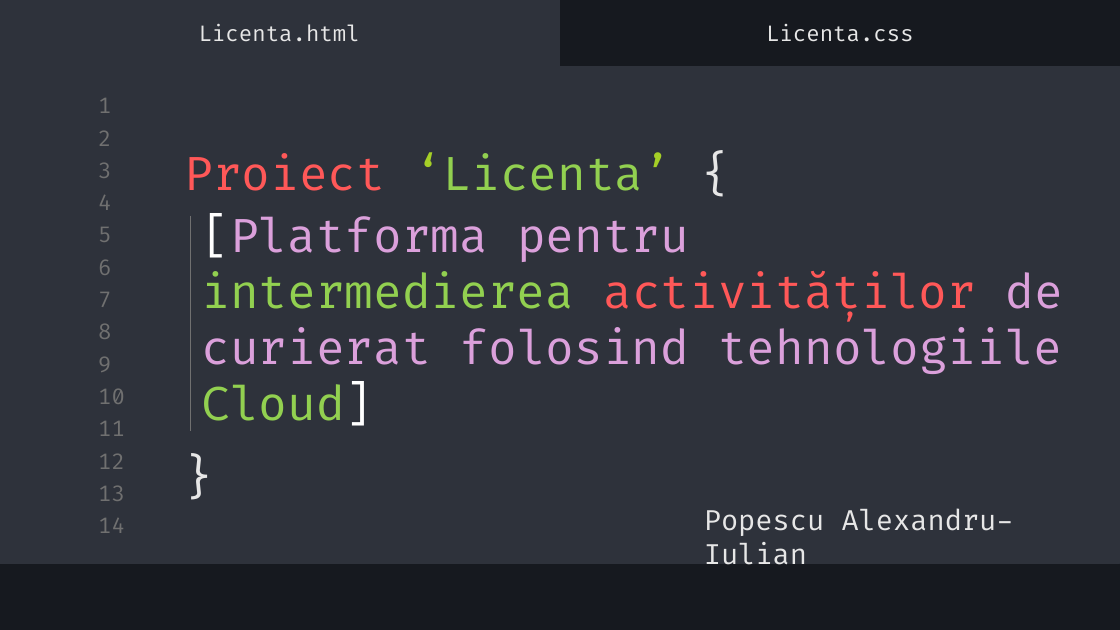
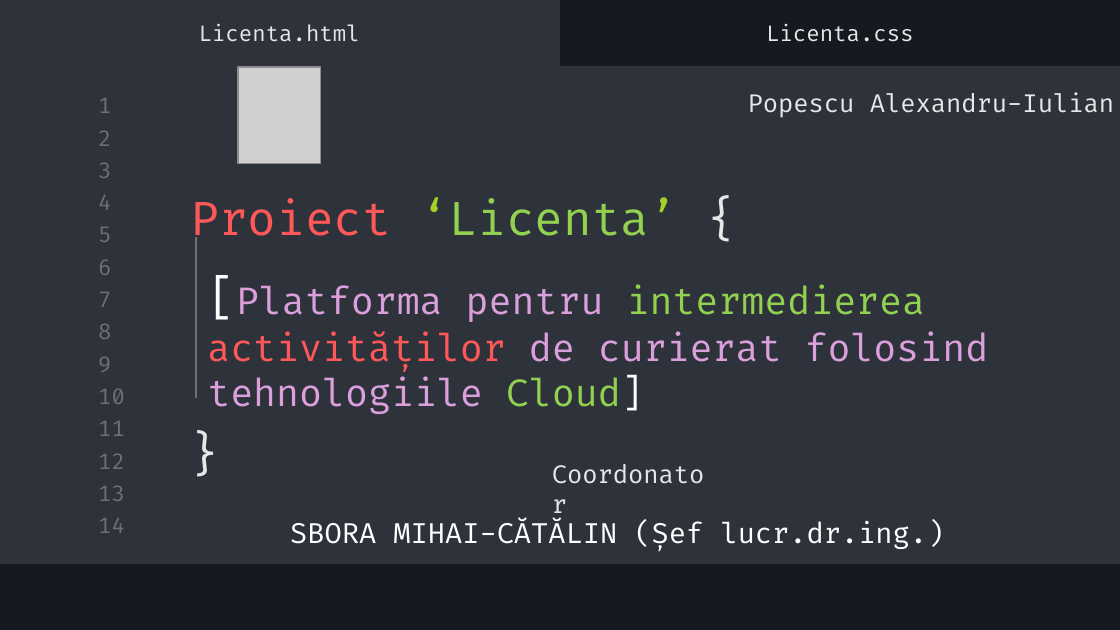
Before and after one commit to alexpopescu021/Licenta, a slide deck: slide 1 of Licenta/Licenta_Slides.pptx. Drawn at 1120x630 pixels with LibreOffice and Linux fonts; fonts in the diff are those of the drawing; grey boxes stand for pictures. Boxes give left, top, right and bottom in pixels: in the first picture for what was removed or moved away, otherwise in the second. Text is boxed around its words. In the diff, an @@ line names an element or a change of style, - is before the commit and + after.

Commit message:
ppt

```diff
--- a/Licenta/Licenta_Slides.pptx
+++ b/Licenta/Licenta_Slides.pptx
@@ picture added at bbox=[239, 67, 321, 164] @@
@@ subtitle "Popescu Alexandru-Iulian": place and size @@
-subtitle "Popescu Alexandru-Iulian" at bbox=[704, 508, 1014, 564]
+subtitle "Popescu Alexandru-Iulian" at bbox=[748, 92, 1114, 118]
@@ subtitle "Popescu Alexandru-Iulian" at bbox=[748, 92, 1114, 118]: size 18 to 16 pt @@
@@ title "Proiect ‘Licenta’ {" rewrapped from bbox=[184, 152, 672, 191] to bbox=[190, 198, 678, 249] @@
@@ line moved from (190, 215) - (190, 431) to (196, 237) - (196, 399) @@
@@ subtitle "[Platforma pentru intermedierea activităților de ...": place and size @@
-subtitle "[Platforma pentru intermedierea activităților de ..." at bbox=[201, 214, 1062, 426]
+subtitle "[Platforma pentru intermedierea activităților de ..." at bbox=[207, 284, 989, 414]
@@ subtitle "[Platforma pentru intermedierea activităților de ..." at bbox=[207, 284, 989, 414]: size 30 to 24 pt @@
@@ text "}" rewrapped from bbox=[174, 436, 235, 515] to bbox=[179, 412, 241, 472] @@
@@ text added at bbox=[541, 460, 730, 516], 16 pt, text #E7E7E7 @@
+Coordonator
@@ text added at bbox=[290, 520, 945, 550], 18 pt, text #FFFFFF @@
+SBORA MIHAI-CĂTĂLIN (Șef lucr.dr.ing.)
```
Also in this commit, not shown: 1 other slide changed, 2 slides added.
